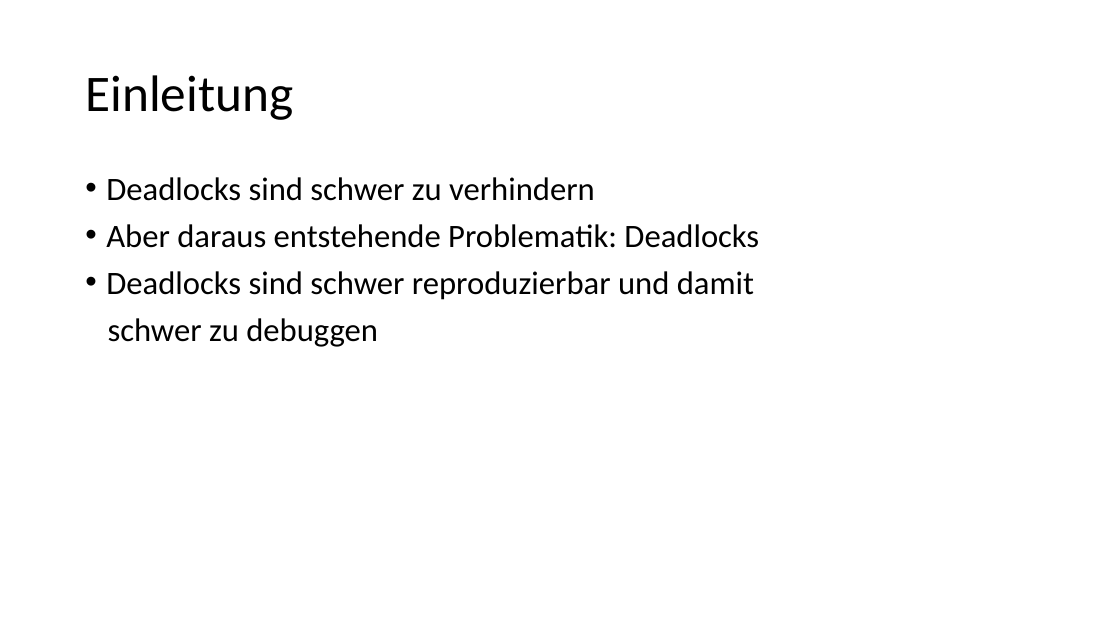
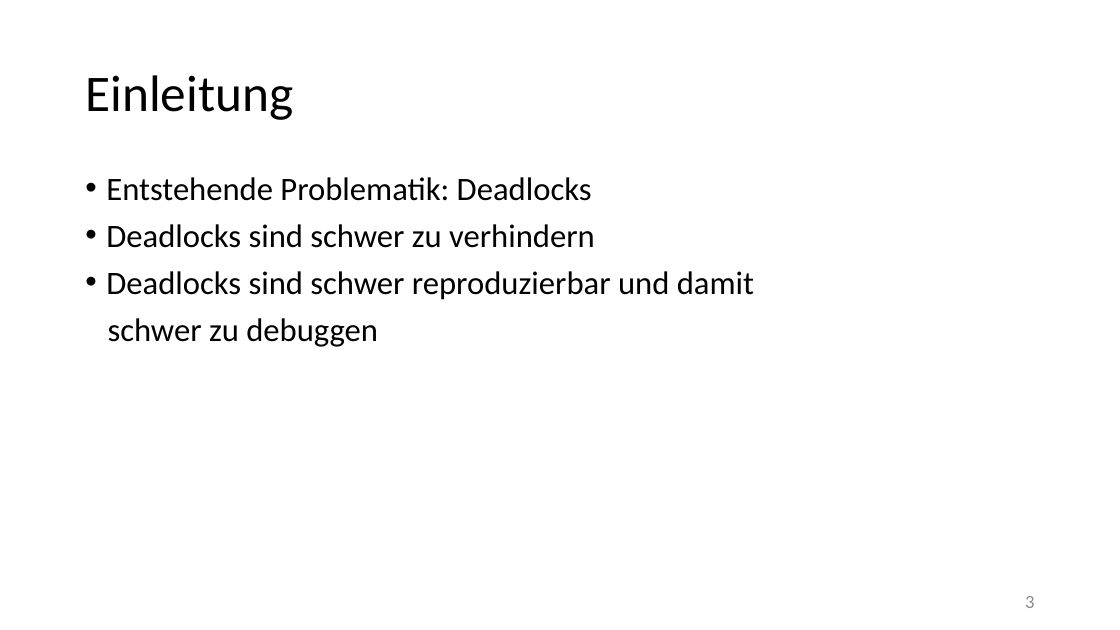
Before and after one commit to HuBaX/Seminararbeit, a slide deck: slide 3 of Sound Dynamic Deadlock Prediction in Linear Time.pptx (slide 4 before the commit). Drawn at 1120x630 pixels with LibreOffice and Linux fonts; fonts in the diff are those of the drawing. Boxes give left, top, right and bottom in pixels: in the first picture for what was removed or moved away, otherwise in the second. Text is boxed around its words. In the diff, an @@ line names an element or a change of style, - is before the commit and + after.

Commit message:
Final presentation

```diff
--- a/Sound Dynamic Deadlock Prediction in Linear Time.pptx
+++ b/Sound Dynamic Deadlock Prediction in Linear Time.pptx
@@ text at [106,177,592,201]: paragraph added @@
+• Entstehende Problematik: Deadlocks
@@ text at [106,224,759,248]: paragraph removed @@
-• Aber daraus entstehende Problematik: Deadlocks
@@ page number added at [1025,596,1034,608], 16 pt, text #8C8C8C @@
+3
```
Also in this commit, not shown: 28 other slides changed, 1 slide added, 1 slide removed, 1 other file.
